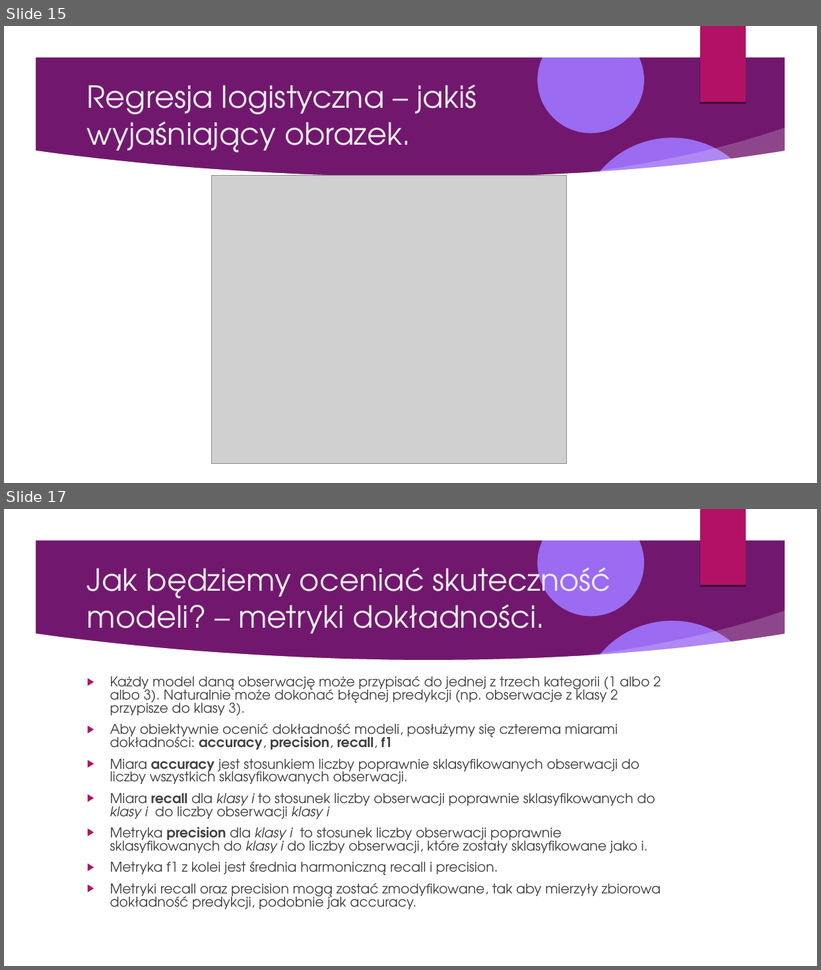
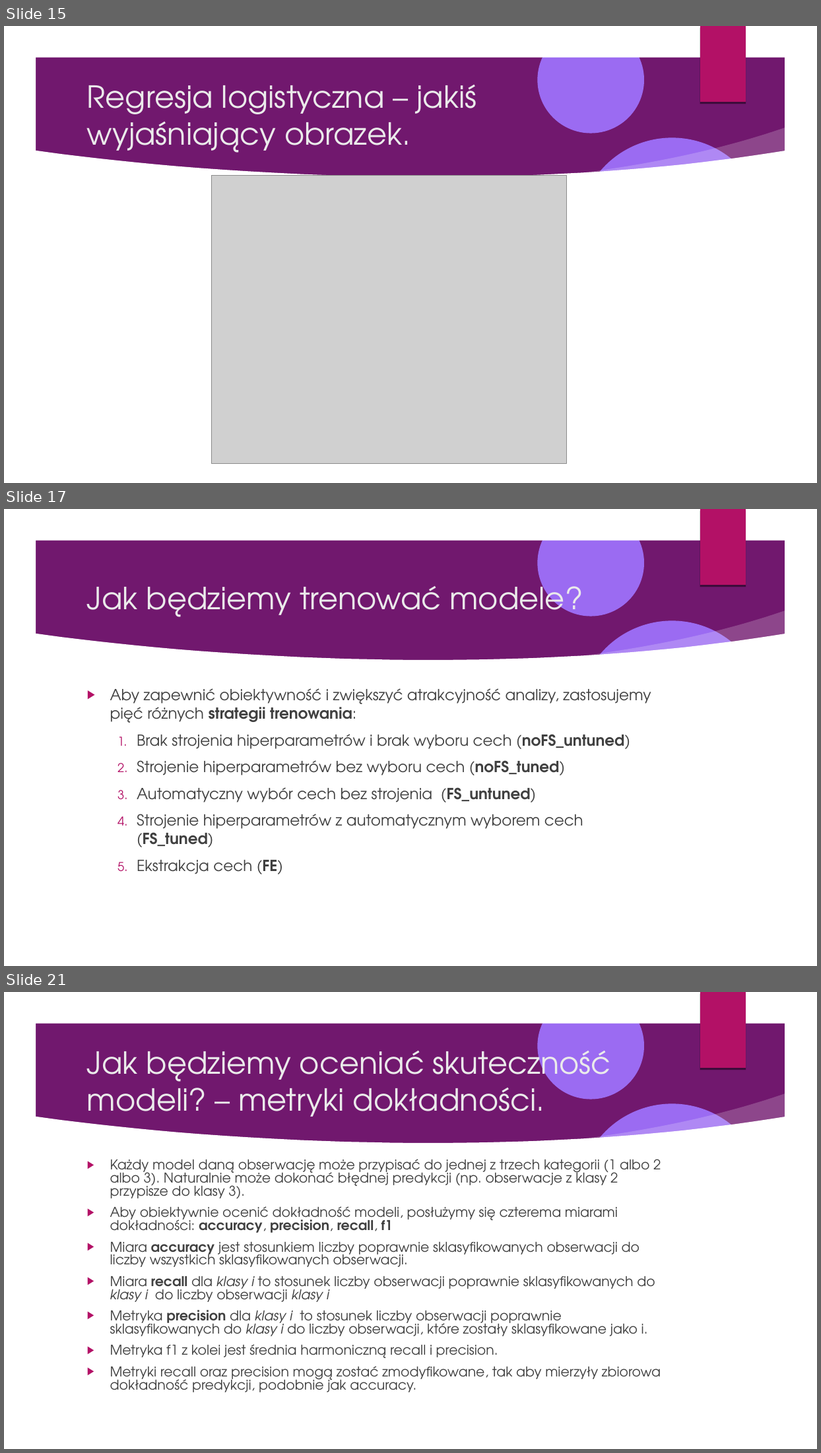
Before and after one commit to Pawel-Tomasz-Nowak/Scientific-collaboration, a slide deck: EmissionAnalysis/Prezentacja projektu.odp. Shown one above the other, each under a label of ours: slides 15 and 17 before the commit, slides 15, 17 and 21 after it; the slides between them are not shown. The pictures are 821x970 and 821x1453 pixels, drawn with LibreOffice and Linux fonts; fonts in the diff are those of the drawing; grey boxes stand for pictures; background and template pictures are left out. Boxes give left, top, right and bottom in pixels: in the first picture for what was removed or moved away, otherwise in the second. Text is boxed around its words. In the diff, an @@ line names an element or a change of style, - is before the commit and + after.

```diff
--- a/EmissionAnalysis/Prezentacja projektu.odp
+++ b/EmissionAnalysis/Prezentacja projektu.odp
@@ slide 17 added at box(4, 509, 817, 966), background picture (left out); not listed: 9 template elements that a slide beside it also shows @@
@@ title added at box(87, 578, 583, 617), 36 pt, text #EBEBEB @@
+Jak będziemy trenować modele?
@@ text added at box(110, 689, 651, 875), 18 pt, text #404040 @@
+▶ Aby zapewnić obiektywność i zwiększyć atrakcyjność analizy, zastosujemy pięć różnych strategii trenowania:
+  1. Brak strojenia hiperparametrów i brak wyboru cech (noFS_untuned)
+  2. Strojenie hiperparametrów bez wyboru cech (noFS_tuned)
+  3. Automatyczny wybór cech bez strojenia (FS_untuned)
+  4. Strojenie hiperparametrów z automatycznym wyborem cech (FS_tuned)
+  5. Ekstrakcja cech (FE)
@@ what was slide 17 is now slide 21 @@
```
Also in this commit, not shown: 1 slide changed, 28 other slides added, 3 other files.
